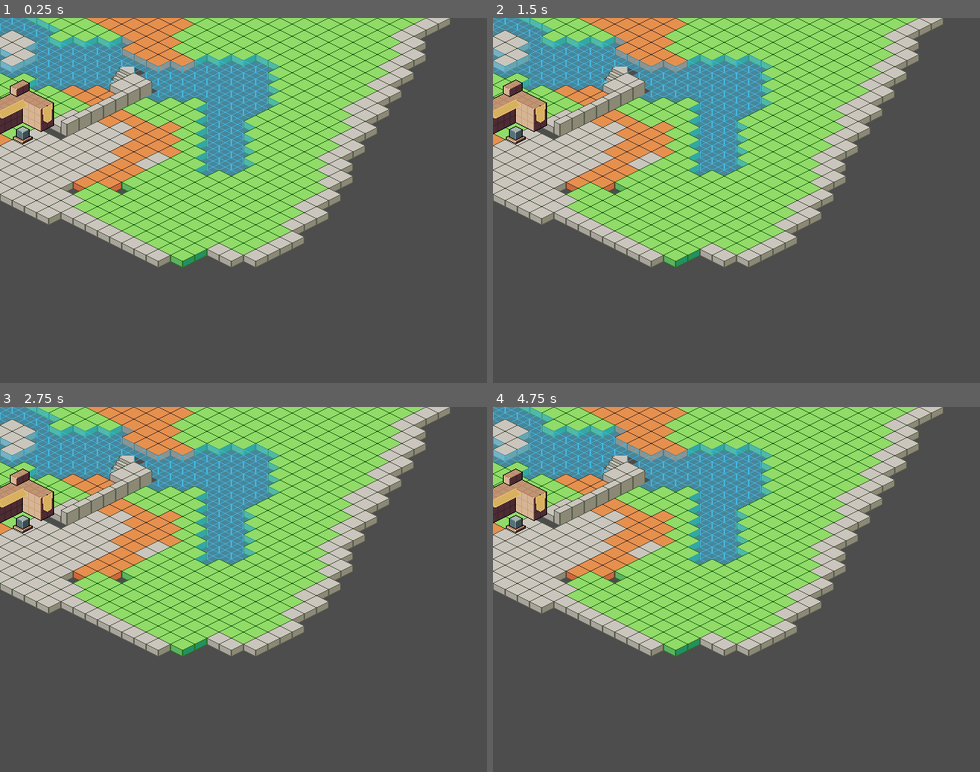
Above: before the commit, frames 1-4 (two rows, left to right).
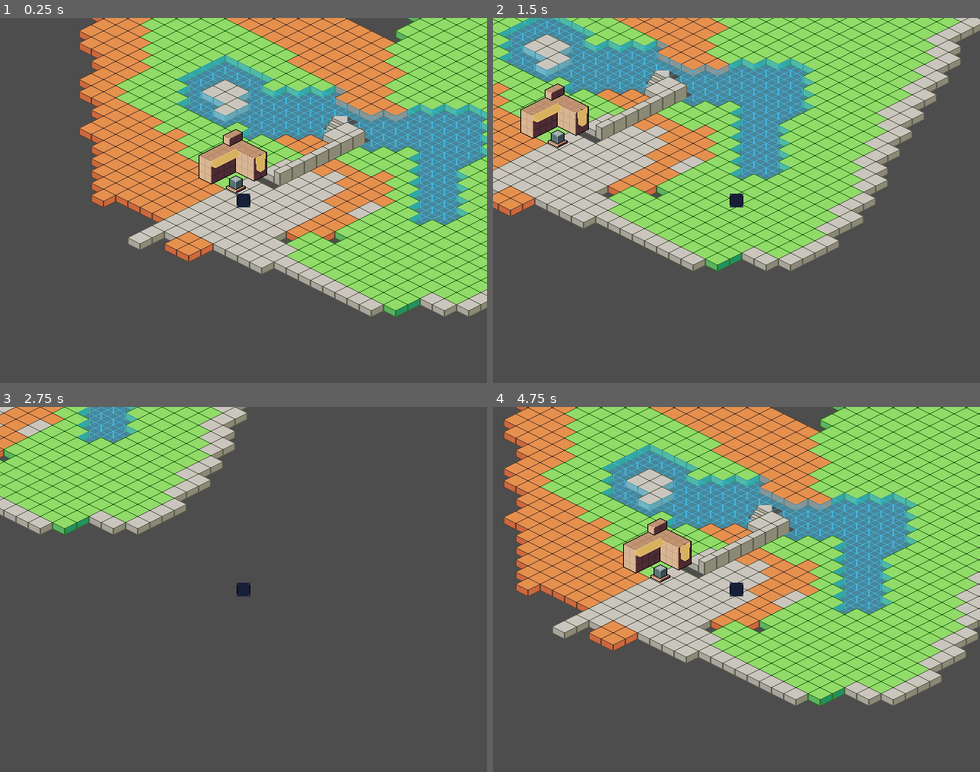
Above: after the commit, the same moments.

Repository: Mightysmallfry/spring-2026-game-jam
Game: Godot game, scene res://World/Scenes/TestWorld.tscn
Two runs of this game, one before a commit and one after it. Both use one fixed random seed, a clock stepped at 60 frames per second and the inputs below. This scene is started directly instead of the project's main scene.
Inputs:
- Up to frame 1 (0.25 s): no input
- Up to frame 2 (1.5 s): tap Enter at 0.5 s; hold D (right, bound only after the commit) 0.53-1.28 s; hold S (down, bound only after the commit) from 1.28 s (still down)
- Up to frame 3 (2.75 s): release S (down, bound only after the commit) at 2.03 s; hold D (right, bound only after the commit) from 2.03 s (still down)
- Up to frame 4 (4.75 s): release D (right, bound only after the commit) at 2.78 s; hold W (up, bound only after the commit) 2.78-3.53 s; hold A (left, bound only after the commit) from 3.53 s (still down)

The runs differ from the first frame. In frame 1, 61% of the frame differs, in the area x 0-100%, y 0-82%; in frame 2, 36%; in frame 3, 45%; in frame 4, 63%.
Error after the commit: Invalid access to property or key 'material' on a base object of type 'Nil'. (res://Camera/SubpixelFollowCamera.gd:19)

Commit message:
Added a player and subpixel camera

Diff:
--- /dev/null
+++ b/Camera/SubpixelCanvas.gdshader
@@ -0,0 +1,8 @@
+shader_type canvas_item;
+
+uniform vec2 cam_offset = vec2(0.0, 0.0);
+
+void vertex() {
+	// Called for every vertex the material is visible on.
+	VERTEX += cam_offset;
+}
--- /dev/null
+++ b/Camera/SubpixelFollowCamera.gd
@@ -0,0 +1,21 @@
+extends Camera2D
+
+var actual_cam_pos : Vector2
+var subpixel_offset : Vector2
+
+@onready var player = $".."
+
+# Called when the node enters the scene tree for the first time.
+func _ready() -> void:
+	pass # Replace with function body.
+
+
+# Called every frame. 'delta' is the elapsed time since the previous frame.
+func _process(delta: float) -> void:
+	actual_cam_pos = actual_cam_pos.lerp(player.global_position, delta * 3.0)
+
+	subpixel_offset = actual_cam_pos.round() - actual_cam_pos
+
+	Global.game_viewport_manager.material.set_shader_parameter("cam_offset", subpixel_offset)
+
+	global_position = actual_cam_pos.round()
--- a/Menus/MainMenu/main_menu.gd
+++ b/Menus/MainMenu/main_menu.gd
@@ -13,12 +13,12 @@
 	pass
 
 func _on_start_button_pressed() -> void:
-	# If we have audio for the main game we can remove this
+	# If we have audio for the main game we can remove thissd
 	# Since playing different audio will also fade out the current audio
 	Global.audio_manager.fade_out()
 	print("start pressed")
-	Global.game_manager.change_2d_scene("LevelOne")
-	Global.game_manager.change_gui_scene("PlayerGui")
+	Global.game_manager.change_2d_scene("res://World/Scenes/TestWorld.tscn")
+	Global.game_manager.change_gui_scene("res://Player/player_ui.tscn")
 
 func _on_quit_button_pressed() -> void:
 	get_tree().quit()
--- /dev/null
+++ b/Player/player.gd
@@ -0,0 +1,15 @@
+extends CharacterBody2D
+
+
+const SPEED = 300.0
+
+func _physics_process(delta: float) -> void:
+	# Get the input direction and handle the movement/deceleration.
+	# Normalized so diagonals still travel at the same speed
+	var inputDirection := Input.get_vector("left", "right", "up", "down")
+	inputDirection.y *= 1.0/2.0
+	inputDirection = inputDirection.normalized()
+
+	velocity = inputDirection * SPEED
+
+	move_and_slide()
--- /dev/null
+++ b/Player/player.tscn
@@ -0,0 +1,20 @@
+[gd_scene load_steps=5 format=3 uid="uid://c2wxjfcmnqb7a"]
+
+[ext_resource type="Script" uid="uid://dvaghuoqnf4g0" path="res://Player/player.gd" id="1_4ntmi"]
+[ext_resource type="Texture2D" uid="uid://do2rhcmalsle1" path="res://Assets/Banner.png" id="2_btcbx"]
+[ext_resource type="Script" uid="uid://bn04quaxpny55" path="res://Camera/SubpixelFollowCamera.gd" id="3_btcbx"]
+
+[sub_resource type="CircleShape2D" id="CircleShape2D_gwnis"]
+
+[node name="Player" type="CharacterBody2D"]
+script = ExtResource("1_4ntmi")
+
+[node name="CollisionShape2D" type="CollisionShape2D" parent="."]
+shape = SubResource("CircleShape2D_gwnis")
+
+[node name="Sprite2D" type="Sprite2D" parent="."]
+scale = Vector2(0.20833333, 0.21875)
+texture = ExtResource("2_btcbx")
+
+[node name="Camera2D" type="Camera2D" parent="."]
+script = ExtResource("3_btcbx")
--- /dev/null
+++ b/Player/player_ui.tscn
@@ -0,0 +1,9 @@
+[gd_scene format=3 uid="uid://dam203dn3pn6b"]
+
+[node name="PlayerUi" type="Control"]
+layout_mode = 3
+anchors_preset = 15
+anchor_right = 1.0
+anchor_bottom = 1.0
+grow_horizontal = 2
+grow_vertical = 2
--- a/World/Scenes/TestWorld.tscn
+++ b/World/Scenes/TestWorld.tscn
@@ -1,8 +1,9 @@
-[gd_scene load_steps=8 format=4 uid="uid://d4ej18lddgh28"]
+[gd_scene load_steps=9 format=4 uid="uid://d4ej18lddgh28"]
 
 [ext_resource type="Texture2D" uid="uid://bin3dgnlfbemi" path="res://Assets/TileMap/spritesheet.png" id="1_m0wvo"]
 [ext_resource type="Texture2D" uid="uid://bmffhuiifkld5" path="res://Assets/TileMap/isometric-sandbox-sheet.png" id="2_hu38b"]
 [ext_resource type="Texture2D" uid="uid://dkkiw5l4vumxy" path="res://Assets/Buildings/StoneMason.png" id="4_hk2vw"]
+[ext_resource type="PackedScene" uid="uid://c2wxjfcmnqb7a" path="res://Player/player.tscn" id="4_nwi3h"]
 
 [sub_resource type="TileSetAtlasSource" id="TileSetAtlasSource_hu38b"]
 texture = ExtResource("1_m0wvo")
@@ -185,7 +186,7 @@
 tile_size = Vector2i(32, 16)
 sources/0 = SubResource("TileSetAtlasSource_r2x8l")
 
-[node name="Node2D" type="Node2D"]
+[node name="Level1" type="Node2D"]
 
 [node name="Ground" type="TileMapLayer" parent="."]
 visible = false
@@ -207,3 +208,6 @@
 [node name="StoneMason" type="Sprite2D" parent="."]
 position = Vector2(30, 122)
 texture = ExtResource("4_hk2vw")
+
+[node name="Player" parent="." instance=ExtResource("4_nwi3h")]
+position = Vector2(40, 175)
--- a/World/Scenes/game_manager.tscn
+++ b/World/Scenes/game_manager.tscn
@@ -1,10 +1,16 @@
-[gd_scene load_steps=6 format=3 uid="uid://dwqc0ptsjum4t"]
+[gd_scene load_steps=9 format=3 uid="uid://dwqc0ptsjum4t"]
 
 [ext_resource type="PackedScene" uid="uid://dmg5rqup1xtul" path="res://Menus/MainMenu/main_menu.tscn" id="1_nrqse"]
 [ext_resource type="Script" uid="uid://dtvrdv3ywspc3" path="res://World/game_manager.gd" id="1_sr2ya"]
 [ext_resource type="PackedScene" uid="uid://dhn62n0duqwk2" path="res://Managers/audio/audio_manager.tscn" id="2_76ckp"]
 [ext_resource type="PackedScene" uid="uid://cwbqtyscwba2t" path="res://Menus/Debug/debug_menu.tscn" id="2_oq6yk"]
+[ext_resource type="Shader" uid="uid://colse0vx0wnxl" path="res://Camera/SubpixelCanvas.gdshader" id="3_2a8qe"]
+[ext_resource type="Script" uid="uid://cb6ia7h0ogm0x" path="res://World/Scenes/game_viewport_manager.gd" id="4_maolr"]
 [ext_resource type="PackedScene" uid="uid://bgh2kvqqxyn6k" path="res://Managers/transition/transition_manager.tscn" id="5_ccgei"]
+
+[sub_resource type="ShaderMaterial" id="ShaderMaterial_maolr"]
+shader = ExtResource("3_2a8qe")
+shader_parameter/cam_offset = Vector2(0, 0)
 
 [node name="GameManager" type="Node"]
 script = ExtResource("1_sr2ya")
@@ -14,6 +20,17 @@
 [node name="World_3d" type="Node3D" parent="."]
 
 [node name="World_2d" type="Node2D" parent="."]
+
+[node name="SubViewportContainer" type="SubViewportContainer" parent="World_2d"]
+material = SubResource("ShaderMaterial_maolr")
+offset_right = 512.0
+offset_bottom = 512.0
+script = ExtResource("4_maolr")
+
+[node name="SubViewport" type="SubViewport" parent="World_2d/SubViewportContainer"]
+handle_input_locally = false
+size = Vector2i(642, 482)
+render_target_update_mode = 4
 
 [node name="Gui" type="Control" parent="."]
 layout_mode = 3
--- /dev/null
+++ b/World/Scenes/game_viewport_manager.gd
@@ -0,0 +1,6 @@
+extends SubViewportContainer
+class_name GameViewportManager
+
+# Called when the node enters the scene tree for the first time.
+func _ready() -> void:
+	Global.game_viewport_manager = self
--- a/World/game_manager.gd
+++ b/World/game_manager.gd
@@ -2,7 +2,7 @@
 class_name GameManager
 
 @onready var world_3d : Node3D = $World_3d
-@onready var world_2d : Node2D = $World_2d
+@onready var world_2d : Node = $World_2d/SubViewportContainer/SubViewport
 @onready var gui : Control = $Gui
 
 var current_world_3d : Node3D
@@ -17,7 +17,6 @@
 	# current_world_3d = $World_3d/level_3
 
 	current_gui = $Gui/MainMenu
-	# current_world_2d = $World_2d/
 
 func change_3d_scene(next_scene_path : String, delete : bool = true, keep_running : bool = false) -> void:
 	await Global.transition_manager.transition_fade_out()
--- a/World/globals.gd
+++ b/World/globals.gd
@@ -6,6 +6,7 @@
 var debug_menu : DebugMenu
 var audio_manager : AudioManager
 var transition_manager : TransitionManager
+var game_viewport_manager : GameViewportManager
 
 # Called when the node enters the scene tree for the first time.
 func _ready() -> void:
--- a/project.godot
+++ b/project.godot
@@ -36,6 +36,35 @@
 "events": [Object(InputEventKey,"resource_local_to_scene":false,"resource_name":"","device":-1,"window_id":0,"alt_press …(191 unchanged characters)…
 ]
 }
+left={
+"deadzone": 0.2,
+"events": [Object(InputEventKey,"resource_local_to_scene":false,"resource_name":"","device":-1,"window_id":0,"alt_pressed":false,"shift_pressed":false,"ctrl_pressed":false,"meta_pressed":false,"pressed":false,"keycode":0,"physical_keycode":65,"key_label":0,"unicode":97,"location":0,"echo":false,"script":null)
+, Object(InputEventKey,"resource_local_to_scene":false,"resource_name":"","device":-1,"window_id":0,"alt_pressed":false,"shift_pressed":false,"ctrl_pressed":false,"meta_pressed":false,"pressed":false,"keycode":0,"physical_keycode":4194319,"key_label":0,"unicode":0,"location":0,"echo":false,"script":null)
+]
+}
+right={
+"deadzone": 0.2,
+"events": [Object(InputEventKey,"resource_local_to_scene":false,"resource_name":"","device":-1,"window_id":0,"alt_pressed":false,"shift_pressed":false,"ctrl_pressed":false,"meta_pressed":false,"pressed":false,"keycode":0,"physical_keycode":68,"key_label":0,"unicode":100,"location":0,"echo":false,"script":null)
+, Object(InputEventKey,"resource_local_to_scene":false,"resource_name":"","device":-1,"window_id":0,"alt_pressed":false,"shift_pressed":false,"ctrl_pressed":false,"meta_pressed":false,"pressed":false,"keycode":0,"physical_keycode":4194321,"key_label":0,"unicode":0,"location":0,"echo":false,"script":null)
+]
+}
+up={
+"deadzone": 0.2,
+"events": [Object(InputEventKey,"resource_local_to_scene":false,"resource_name":"","device":-1,"window_id":0,"alt_pressed":false,"shift_pressed":false,"ctrl_pressed":false,"meta_pressed":false,"pressed":false,"keycode":0,"physical_keycode":87,"key_label":0,"unicode":119,"location":0,"echo":false,"script":null)
+, Object(InputEventKey,"resource_local_to_scene":false,"resource_name":"","device":-1,"window_id":0,"alt_pressed":false,"shift_pressed":false,"ctrl_pressed":false,"meta_pressed":false,"pressed":false,"keycode":0,"physical_keycode":4194320,"key_label":0,"unicode":0,"location":0,"echo":false,"script":null)
+]
+}
+down={
+"deadzone": 0.2,
+"events": [Object(InputEventKey,"resource_local_to_scene":false,"resource_name":"","device":-1,"window_id":0,"alt_pressed":false,"shift_pressed":false,"ctrl_pressed":false,"meta_pressed":false,"pressed":false,"keycode":0,"physical_keycode":83,"key_label":0,"unicode":115,"location":0,"echo":false,"script":null)
+, Object(InputEventKey,"resource_local_to_scene":false,"resource_name":"","device":-1,"window_id":0,"alt_pressed":false,"shift_pressed":false,"ctrl_pressed":false,"meta_pressed":false,"pressed":false,"keycode":0,"physical_keycode":4194322,"key_label":0,"unicode":0,"location":0,"echo":false,"script":null)
+]
+}
+interact={
+"deadzone": 0.2,
+"events": [Object(InputEventKey,"resource_local_to_scene":false,"resource_name":"","device":-1,"window_id":0,"alt_pressed":false,"shift_pressed":false,"ctrl_pressed":false,"meta_pressed":false,"pressed":false,"keycode":0,"physical_keycode":70,"key_label":0,"unicode":102,"location":0,"echo":false,"script":null)
+]
+}
 
 [rendering]
 
Not shown, added: Camera/SubpixelCanvas.gdshader.uid
Not shown, added: Camera/SubpixelFollowCamera.gd.uid
Not shown, added: Player/player.gd.uid
Not shown, added: World/Scenes/game_viewport_manager.gd.uid
